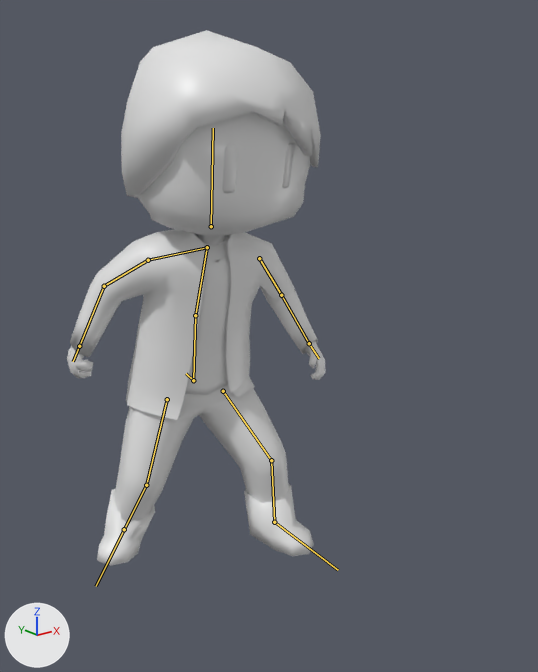
Renders of the FBX model Assets/Models/Player/PlayerModel.fbx from each side of a commit.
The view is the same before and after, from a 50 mm lens placed at (-1.38, -2.16, 1.6), pointed at (-0.04, -0.49, 0.93). Every picture has the same lights, and +X, +Y and +Z are marked at lower left. Both versions are drawn at frame 128 of the action 'Skeleton|Death'; the numbers are the values there. The bones that change are drawn over the model as lines.

Names of what the first picture shows: 'Eyes', 'Mesh'.
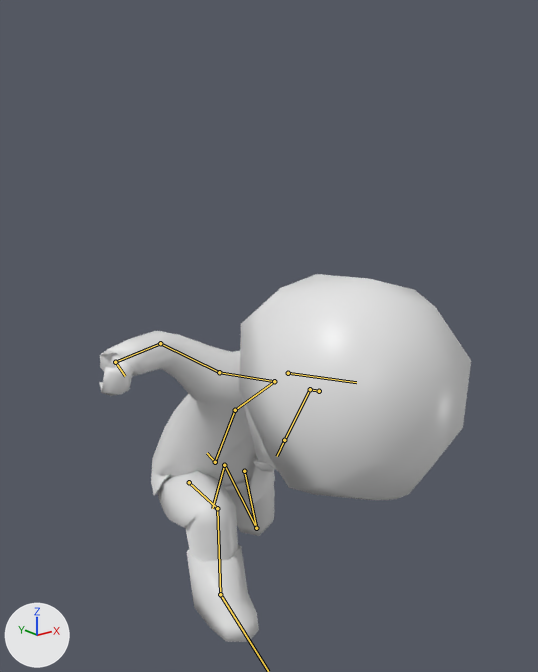
Where the change shows, as pixel boxes (x1, y1, x2, y2) in the pictures (538 x 672 px):
'Mesh', posed (44% wider, 31% shorter)
    before: (67, 30, 325, 566)
    after: (99, 274, 471, 642)
'Eyes', posed (not visible afterwards)
    before: (223, 143, 295, 193)
bone 'Master', root to tip
    before: (193, 380) to (186, 373)
    after: (215, 462) to (207, 453)
bone 'LowerTorso', root to tip
    before: (193, 380) to (195, 315)
    after: (215, 462) to (235, 410)
bone 'UpperTorso', root to tip
    before: (195, 315) to (207, 247)
    after: (235, 410) to (274, 381)
bone 'Head', root to tip
    before: (211, 226) to (213, 128)
    after: (288, 373) to (356, 382)
bone 'Bicep.L', root to tip
    before: (259, 258) to (281, 295)
    after: (319, 391) to (310, 389)
bone 'Forearm.L', root to tip
    before: (281, 295) to (309, 343)
    after: (310, 389) to (284, 440)
bone 'Palm.L', root to tip
    before: (309, 343) to (319, 358)
    after: (284, 440) to (277, 456)
bone 'Shoulder.R', root to tip
    before: (207, 247) to (148, 260)
    after: (274, 381) to (219, 372)
bone 'Bicep.R', root to tip
    before: (148, 260) to (104, 286)
    after: (219, 372) to (160, 343)
bone 'Forearm.R', root to tip
    before: (104, 286) to (79, 346)
    after: (160, 343) to (115, 362)
bone 'Palm.R', root to tip
    before: (79, 346) to (73, 361)
    after: (115, 362) to (125, 376)
bone 'UpperLeg.L', root to tip
    before: (223, 391) to (271, 460)
    after: (244, 471) to (256, 528)
bone 'LowerLeg.L', root to tip
    before: (271, 460) to (274, 522)
    after: (256, 528) to (224, 465)
bone 'Foot.L', root to tip
    before: (274, 522) to (338, 570)
    after: (224, 465) to (212, 508)
bone 'UpperLeg.R', root to tip
    before: (167, 399) to (146, 485)
    after: (189, 482) to (217, 508)
bone 'LowerLeg.R', root to tip
    before: (146, 485) to (124, 529)
    after: (217, 508) to (220, 594)
bone 'Foot.R', root to tip
    before: (124, 529) to (96, 586)
    after: (220, 594) to (268, 671)

The edits, one by one:
Bone 'Master' (bone_master) moves from (-0.017, -0.021, -0.079) to (-0.017, -0.147, -0.353).
Bone 'LowerTorso' (bone_lowertorso) turns from (8, 0, -2) to (26, 3, -9) degrees about its own x, y and z.
Bone 'UpperTorso' (bone_uppertorso) turns from (8, 0, -1) to (22, 1, -3) degrees about its own x, y and z.
Bone 'Head' (bone_head) turns from (-19, 12, -1) to (22, 14, 2) degrees about its own x, y and z.
Bone 'Bicep.L' (bone_bicep_l) turns from (-9, -16, -31) to (-26, 15, -53) degrees about its own x, y and z.
Bone 'Forearm.L' (bone_forearm_l) turns from (51, 7, -15) to (91, 20, -20) degrees about its own x, y and z.
Bone 'Palm.L' (bone_palm_l) turns from (-9, 14, 6) to (0, 50, 2) degrees about its own x, y and z.
Bone 'Shoulder.R' (bone_shoulder_r) turns from (3, -1, 0) to (19, -1, 0) degrees about its own x, y and z.
Bone 'Bicep.R' (bone_bicep_r) turns from (-26, -5, 32) to (-29, 40, -26) degrees about its own x, y and z.
Bone 'Forearm.R' (bone_forearm_r) turns from (25, -2, 8) to (37, -4, 12) degrees about its own x, y and z.
Bone 'Palm.R' (bone_palm_r) turns from (-16, 7, 3) to (93, -32, -85) degrees about its own x, y and z.
Bone 'UpperLeg.L' (bone_upperleg_l) turns from (20, 1, -30) to (11, 11, 19) degrees about its own x, y and z.
Bone 'LowerLeg.L' (bone_lowerleg_l) turns from (-6, 2, 35) to (-10, 9, 87) degrees about its own x, y and z.
Bone 'Foot.L' (bone_foot_l) turns from (8, -13, -2) to (-4, -10, 5) degrees about its own x, y and z.
Bone 'UpperLeg.R' (bone_upperleg_r) turns from (16, -1, 7) to (3, -4, 96) degrees about its own x, y and z.
Bone 'LowerLeg.R' (bone_lowerleg_r) turns from (-5, -1, -32) to (-10, -9, -87) degrees about its own x, y and z.
Bone 'Foot.R' (bone_foot_r) turns from (28, 14, 30) to (4, -4, -10) degrees about its own x, y and z.
